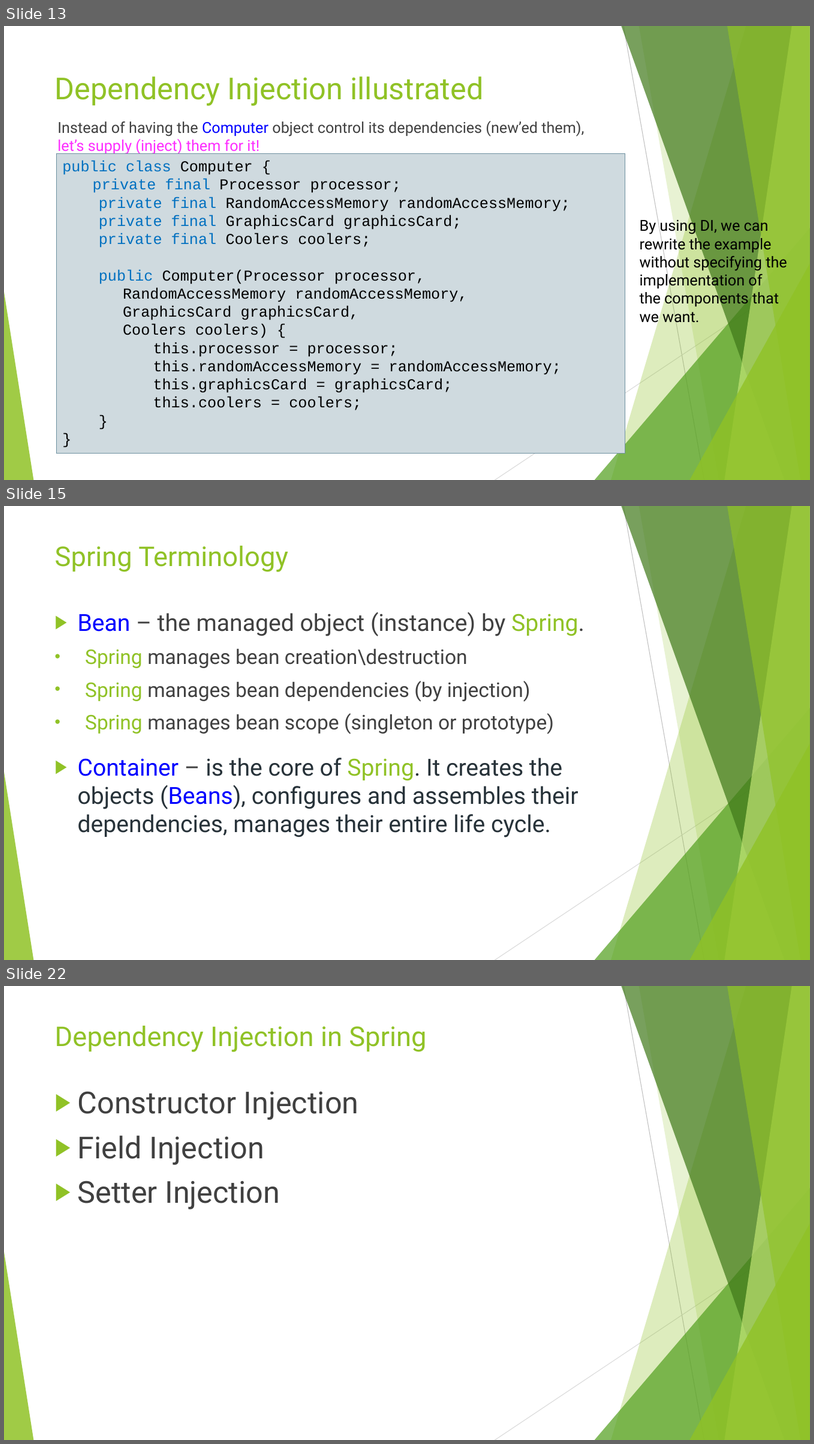
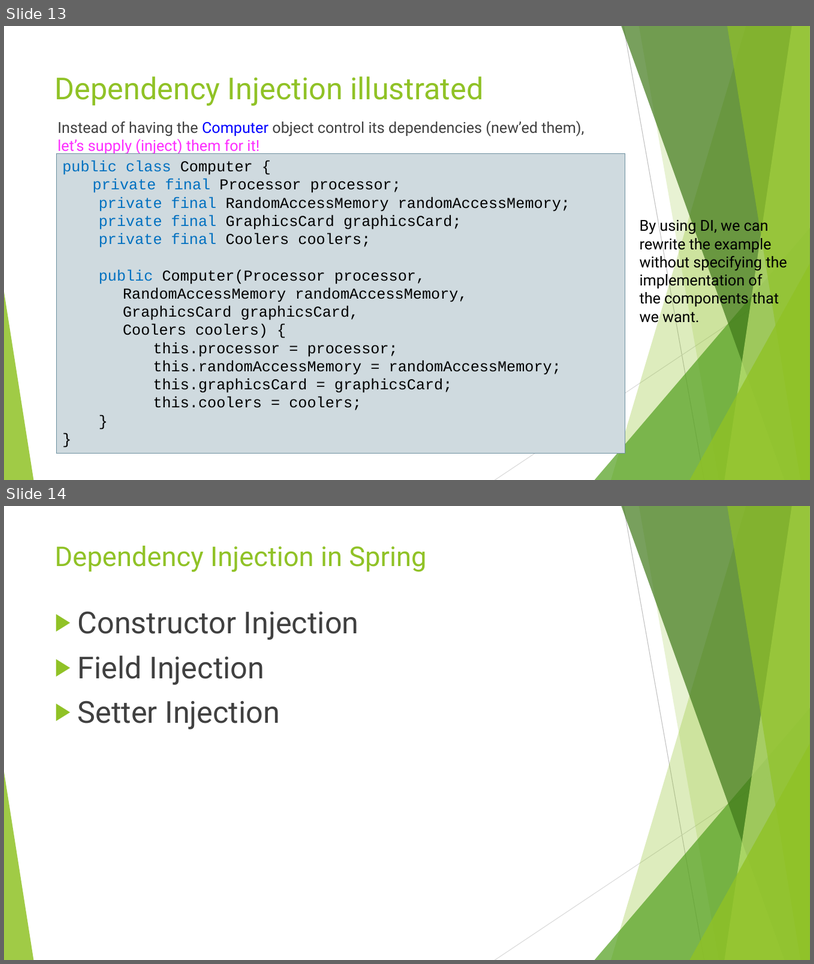
Before and after one commit to idanshal/sb-todo-app-tdp, a slide deck: course_data/presentations/practical_spring_boot_for_tdp.pptx. Shown one above the other, each under a label of ours: slides 13, 15 and 22 before the commit, slides 13 and 14 after it; the slides between them are not shown. The pictures are 814x1444 and 814x964 pixels, drawn with LibreOffice and Linux fonts; fonts in the diff are those of the drawing. Boxes give left, top, right and bottom in pixels: in the first picture for what was removed or moved away, otherwise in the second. Text is boxed around its words. In the diff, an @@ line names an element or a change of style, - is before the commit and + after.

```diff
--- a/course_data/presentations/practical_spring_boot_for_tdp.pptx
+++ b/course_data/presentations/practical_spring_boot_for_tdp.pptx
@@ slide 15 removed at (x1=4, y1=506, x2=810, y2=960), background #FFFFFF; not listed: 10 template elements that a slide beside it also shows @@
@@ title removed at (x1=55, y1=546, x2=288, y2=572) @@
-Spring Terminology
@@ text removed at (x1=78, y1=612, x2=585, y2=837) @@
-▶ Bean – the managed object (instance) by Spring.
-• Spring manages bean creation\destruction
-• Spring manages bean dependencies (by injection)
-• Spring manages bean scope (singleton or prototype)
-▶ Container – is the core of Spring. It creates the objects (Beans), configures and assembles their dependencies, manages their entire life cycle.
@@ what was slide 22 is now slide 14 @@
```
Also in this commit, not shown: 7 other slides removed, 2 other files.
